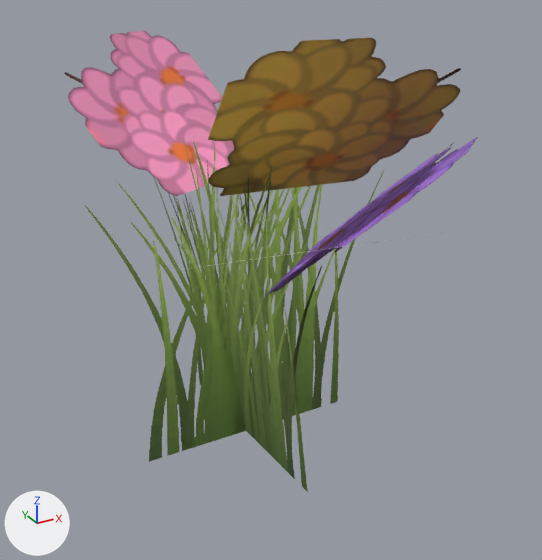
Two versions of the glTF model web/public/assets/nature/wildflowers.glb, one commit apart.
Rendered twice from a 50 mm camera at (-0.215, -0.43, 0.326) aimed at (0.006, -0.029, 0.125). Lighting does not change. The marker at lower left points along +X, +Y and +Z. The first picture is the older version.

Objects in the first picture: 'wildflowers'.
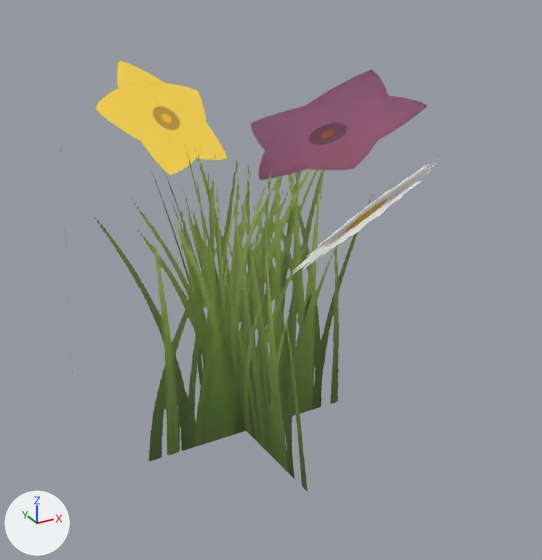
Where the change shows, as pixel boxes (x1, y1, x2, y2) in the pictures (542 x 560 px; the box of a moved part takes in the faces that stretch with it):
'wildflowers', surface changed, reshaped, recoloured: before (65, 30, 477, 491); after (60, 60, 441, 491)
part 1 of me_mesh_0, moved or reshaped: before (65, 30, 477, 297); after (95, 60, 441, 274)
part 2 of me_mesh_0, surface changed: before (65, 30, 477, 473); after (91, 60, 441, 473)
part 3 of me_mesh_0, recoloured (lighter): before (208, 38, 461, 196); after (225, 70, 427, 196)
part 4 of me_mesh_0, recoloured: before (265, 138, 477, 297); after (293, 157, 441, 274)
part 5 of me_mesh_0, recoloured (pink to yellow): before (65, 30, 234, 196); after (95, 60, 251, 175)

What changed in the scene script:
```text
Add img_foliage_webp:
    img_foliage_webp = load_image('foliage.webp', 'foliage.webp', 2048, 2048, 'sRGB')
Change mat_nature_grass:
    where n0 = _N.new('ShaderNodeBsdfPrincipled'); n0.name = 'Principled BSDF'
    n0.inputs[2].default_value: 0.72 -> 0.8  # 'Roughness'
    where n7 = _N.new('ShaderNodeTexImage'); n7.name = 'Image Texture'
    n7.image: img_leaves_webp -> img_foliage_webp
Change me_mesh_0:
    used by ob_wildflowers; location = (0.0, 0.0, 0.0)
    remove me_mesh_0.from_pydata(...)  # 24 vertices, 12 faces; spans x -0.13..0.15, y -0.218..0.17, z -0.01..0.29
    add me_mesh_0.from_pydata(...)  # 24 vertices, 12 faces; spans x -0.13..0.15, y -0.198..0.153, z -0.01..0.276
    me_mesh_0 part 1
    me_mesh_0.vertices[8].co: (0.086, -0.05, 0.191) -> (0.076, -0.049, 0.191)
    me_mesh_0.vertices[9].co: (-0.053, -0.033, 0.191) -> (-0.043, -0.034, 0.191)
    me_mesh_0.vertices[10].co: (0.074, -0.149, 0.29) -> (0.066, -0.133, 0.276)
    me_mesh_0.vertices[11].co: (-0.065, -0.131, 0.29) -> (-0.053, -0.118, 0.276)
    me_mesh_0.vertices[12].co: (0.042, -0.09, 0.166) -> (0.032, -0.089, 0.166)  # pixel (374, 242) -> not seen
    me_mesh_0.vertices[13].co: (-0.096, -0.071, 0.166) -> (-0.086, -0.072, 0.166)
    me_mesh_0.vertices[14].co: (0.024, -0.218, 0.221) -> (0.017, -0.198, 0.213)
    me_mesh_0.vertices[15].co: (-0.114, -0.198, 0.221) -> (-0.102, -0.181, 0.214)
    me_mesh_0.vertices[16].co: (0.062, -0.011, 0.144) -> (0.054, -0.018, 0.144)  # pixel (328, 231) -> not seen
    me_mesh_0.vertices[17].co: (-0.047, -0.099, 0.144) -> (-0.04, -0.093, 0.144)
    me_mesh_0.vertices[18].co: (0.127, -0.093, 0.238) -> (0.11, -0.088, 0.224)
    me_mesh_0.vertices[19].co: (0.018, -0.181, 0.237) -> (0.016, -0.163, 0.223)
    me_mesh_0.vertices[20].co: (-0.061, 0.018, 0.173) -> (-0.052, 0.022, 0.173)
    me_mesh_0.vertices[21].co: (0.065, 0.078, 0.174) -> (0.056, 0.073, 0.174)
    me_mesh_0.vertices[22].co: (-0.105, 0.111, 0.268) -> (-0.09, 0.102, 0.255)
    me_mesh_0.vertices[23].co: (0.021, 0.17, 0.269) -> (0.019, 0.153, 0.255)
    me_mesh_0 part 2: texture (UV) coordinates of 12 of 12 faces, centred in x -0.056..0.069, y -0.169..0.1, z 0.069..0.257, changed; they spanned u 0.5..1.0, v 0.0..0.25 and now span u 0.0..0.94, v 0.0..0.62
    me_mesh_0 part 3: 2 faces centred in x -0.011..0.032, y -0.11..-0.071, z 0.224..0.257 are repainted in the vertex colours; the middle colour goes from yellow #ffdc4b to pink #ffa0cd
    me_mesh_0 part 4: 2 faces centred in x 0.011..0.069, y -0.097..-0.095, z 0.175..0.206 are repainted in the vertex colours; the middle colour goes from purple #b986ff to white #ffffff
    me_mesh_0 part 5: 2 faces centred in x -0.048..0.008, y 0.089..0.1, z 0.205..0.237 are repainted in the vertex colours; the middle colour goes from pink #ffa0cd to yellow #ffdc4b
```
